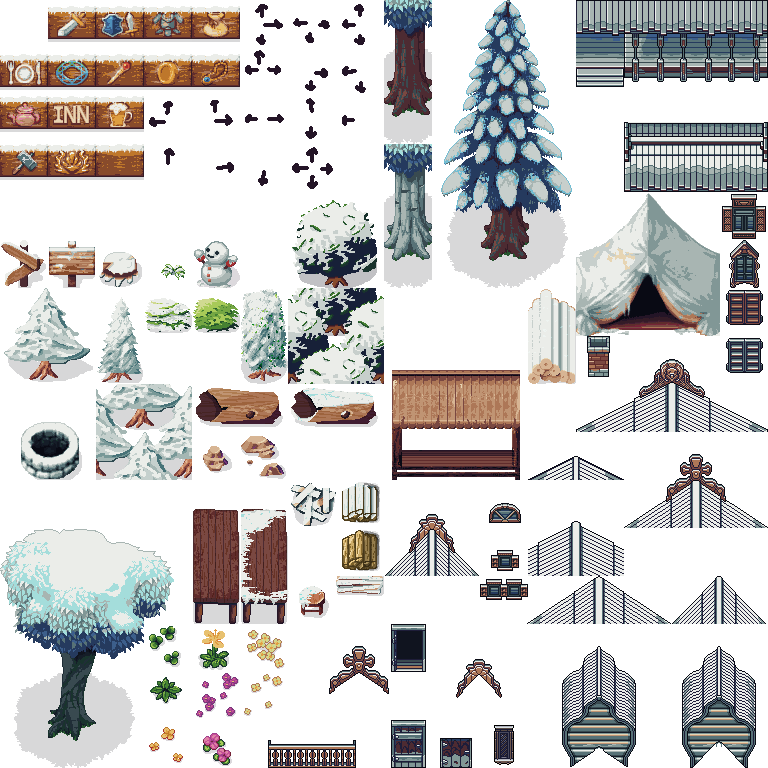
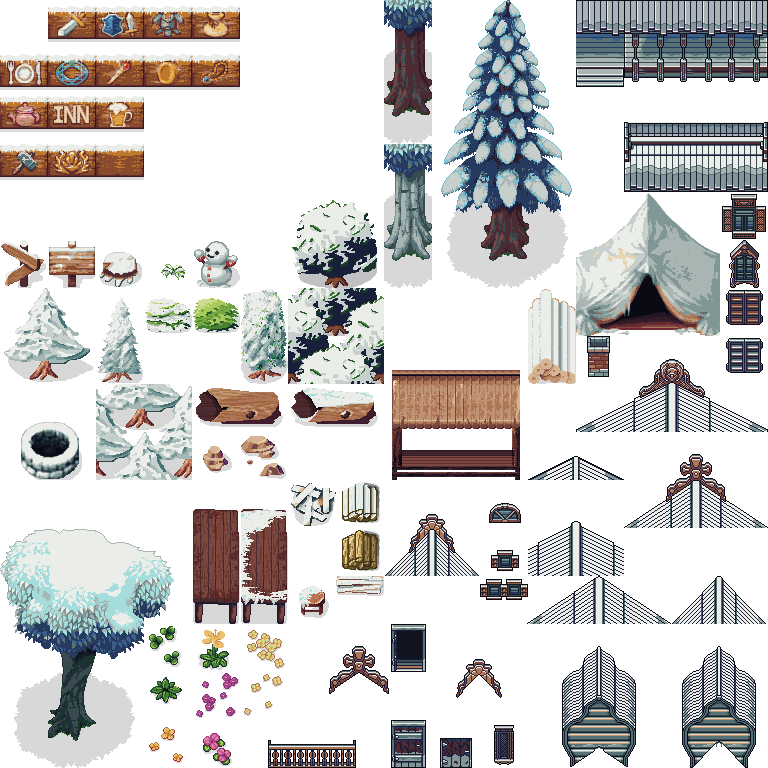
Before/after of a (768, 768) layered artwork. What changed in the layer stack:
hid "Temp Arrows" over [149, 4, 366, 189]